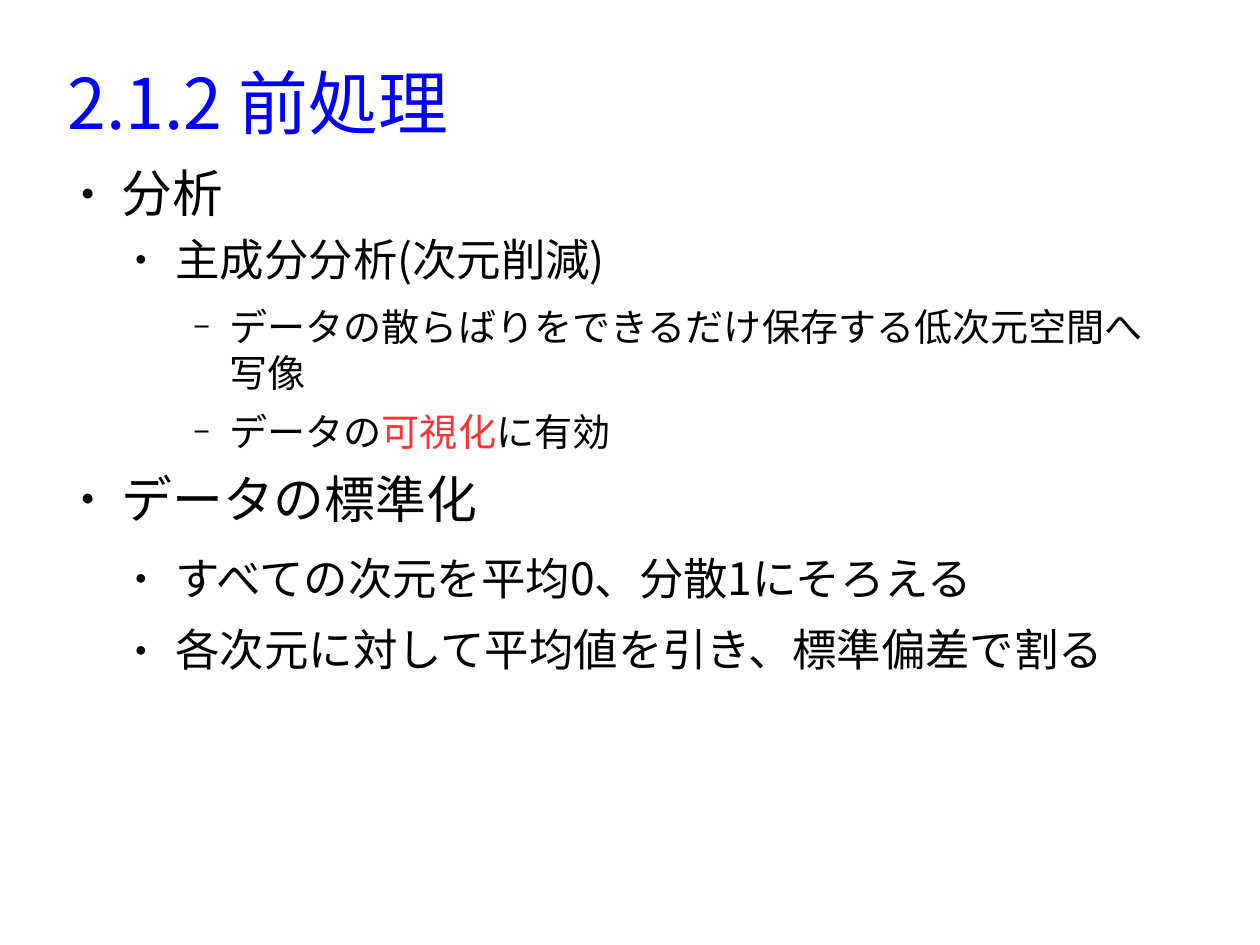
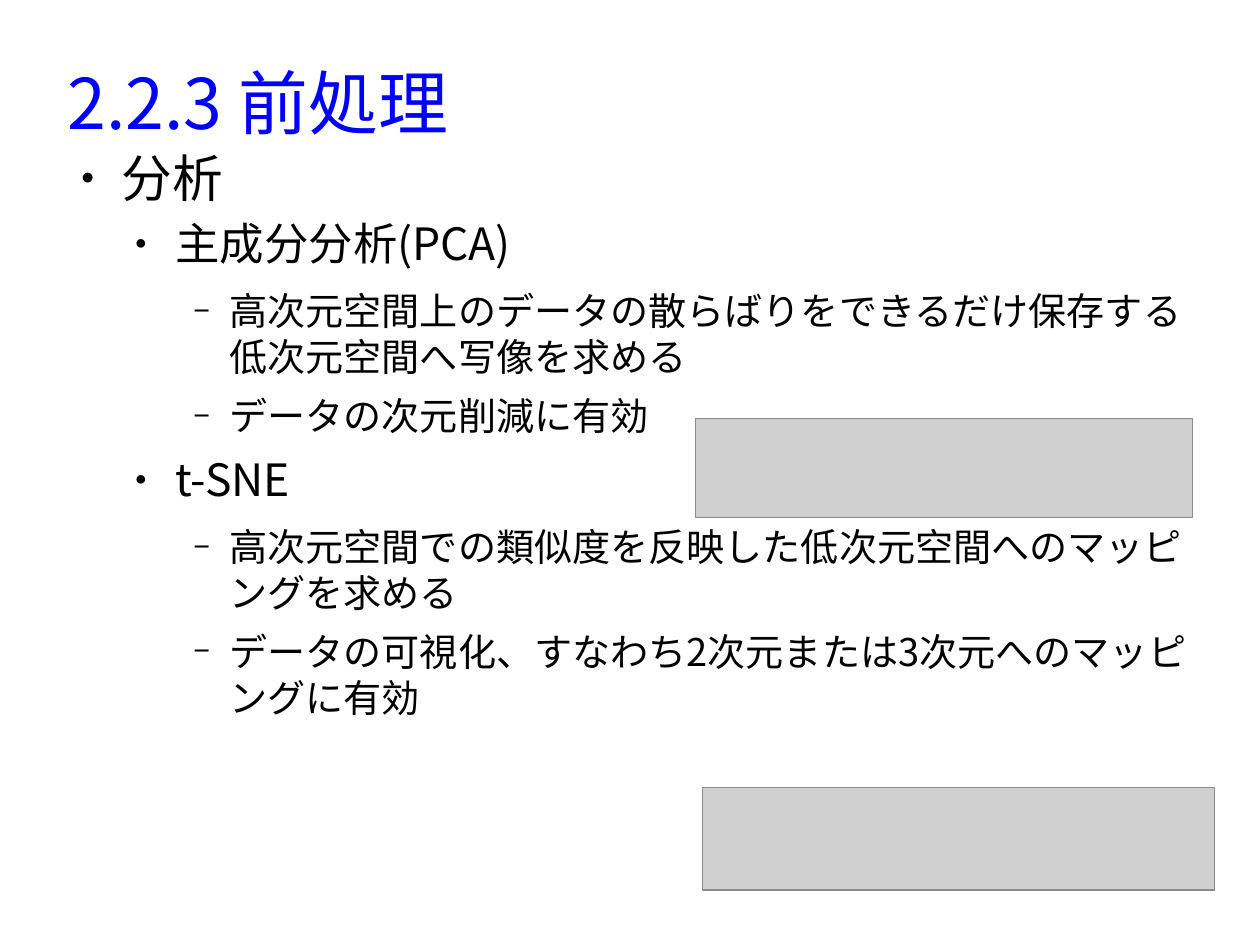
Before and after one commit to MasahiroAraki/MLCourse, a slide deck: slide 9 of slide/chap02-python.odp (slide 4 before the commit). Drawn at 1260x945 pixels with LibreOffice and Linux fonts; fonts in the diff are those of the drawing; grey boxes stand for pictures. Boxes give left, top, right and bottom in pixels: in the first picture for what was removed or moved away, otherwise in the second. Text is boxed around its words. In the diff, an @@ line names an element or a change of style, - is before the commit and + after.

```diff
--- a/slide/chap02-python.odp
+++ b/slide/chap02-python.odp
@@ title at (67, 70, 448, 135): text changed @@
-2.1.2 前処理
+2.2.3 前処理
@@ text "分析": place and size @@
-text "分析" at (121, 169, 1143, 670)
+text "分析" at (121, 154, 1186, 669)
@@ text at (175, 222, 1186, 669): text changed; size 28 to 24 pt @@
-  ● 主成分分析(次元削減)
-    − データの散らばりをできるだけ保存する低次元空間へ
-      写像
-    − データの可視化に有効
-● データの標準化
-  ● すべての次元を平均0、分散1にそろえる
-  ● 各次元に対して平均値を引き、標準偏差で割る
+  ● 主成分分析(PCA)
+    − 高次元空間上のデータの散らばりをできるだけ保存する低次元空間へ写像を求める
+    − データの次元削減に有効
+  ● t-SNE
+    − 高次元空間での類似度を反映した低次元空間へのマッピングを求める
+    − データの可視化、すなわち2次元または3次元へのマッピングに有効
@@ picture added at (696, 418, 1193, 517) @@
@@ picture added at (702, 788, 1215, 891) @@
```
Also in this commit, not shown: 8 other slides changed, 11 slides added, 1 other file.
